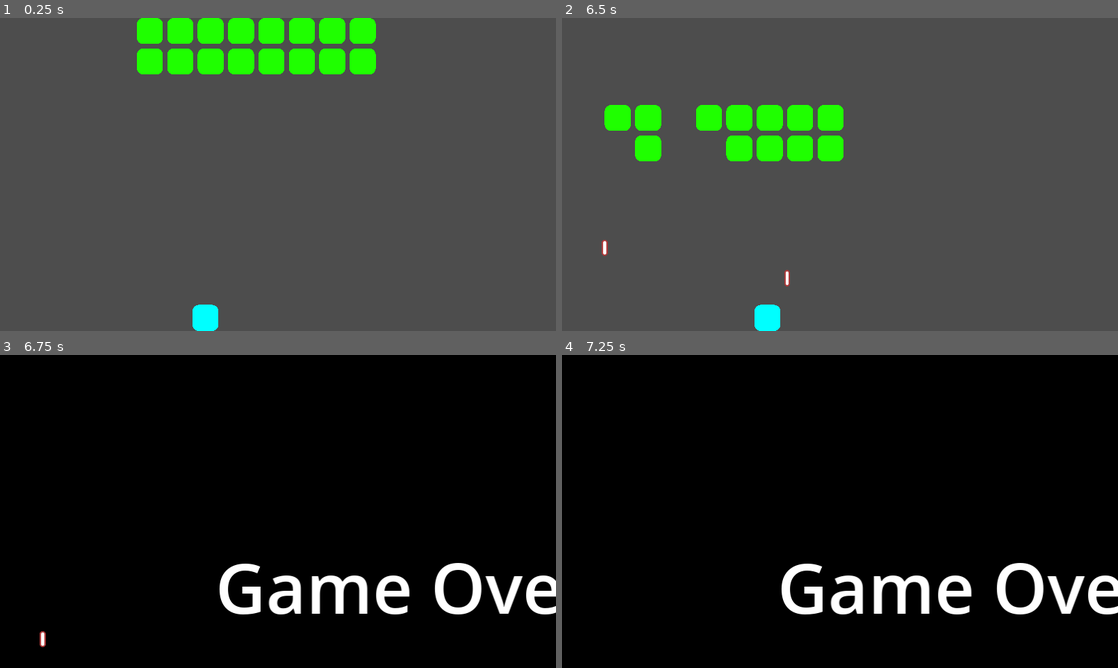
Above: before the commit, frames 1-4 (two rows, left to right).
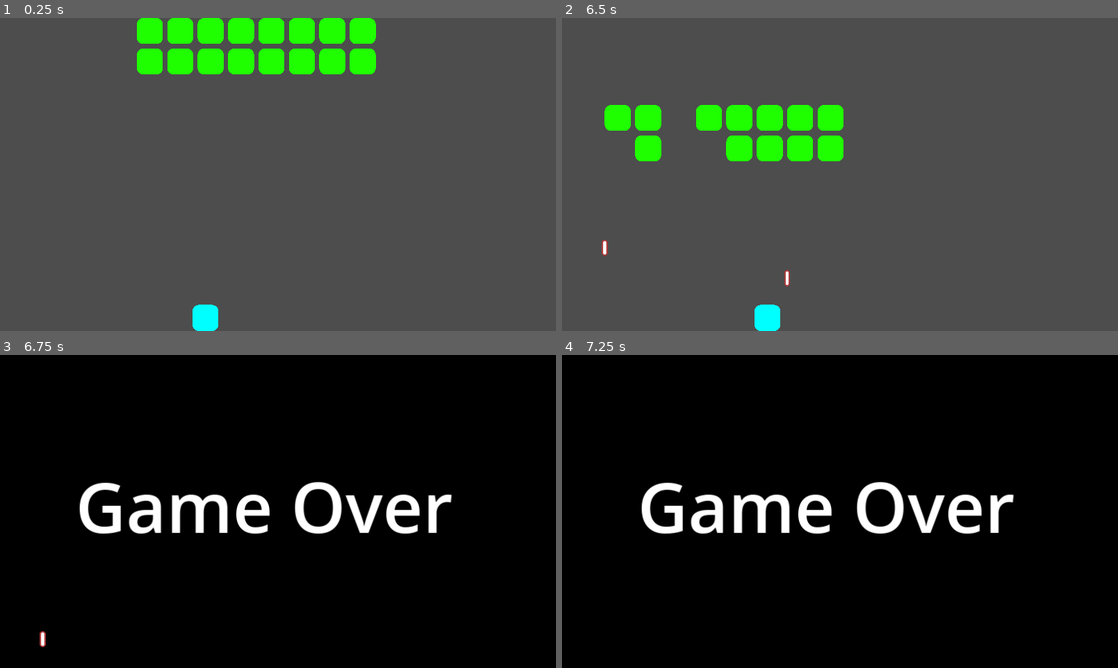
Above: after the commit, the same moments.

Repository: michael-j-coyne/space-defense
Game: Godot game, scene res://scenes/main.tscn
Same seed, same stepped clock (60 frames per second), same inputs: the game is played once before the commit and once after it.
Inputs (mouse positions are in pixels of both pictures, inside the frame that each line leads up to):
- Up to frame 1 (0.25 s): no input
- Up to frame 2 (6.5 s): tap Enter (ui_accept) at 0.5, 0.77, 3.77 s; move the mouse to (962, 158) at 0.52 s; hold Right (ui_right) 0.53-1.25 s; hold Shift 0.53-1.25 s; click (962, 158) at 0.67 s; drag from (728, 190) to (1079, 318) at 1.27 s; move the mouse to (895, 105) at 2.02 s; hold Right (ui_right) 2.03-2.75 s; tap Ctrl at 2.1 s; drag from (812, 237) to (884, 74) at 2.77 s; move the mouse to (1006, 221) at 3.52 s; hold Left (ui_left) 3.53-4.25 s; tap Alt at 3.6 s; drag from (673, 127) to (756, 74) at 4.27 s; move the mouse to (867, 174) at 5.02 s; hold Left (ui_left) 5.03-5.75 s; hold Shift 5.03-5.75 s; click (867, 174) at 5.17 s; drag from (756, 96) to (623, 105) at 5.77 s
- Up to frame 3 (6.75 s): move the mouse to (400, 495) at 6.52 s; hold Right (ui_right) from 6.53 s (still down); tap Ctrl at 6.6 s
- Up to frame 4 (7.25 s): keep holding Right (ui_right); tap Enter (ui_accept) at 6.77 s

Frames 1-2 are identical in both runs. In frame 3, 7.7% of the frame differs, in the area x 14-100%, y 40-83%; in frame 4, 7.7%.

Commit message:
Update game_over.tscn - use new background image

Diff:
--- a/screens/game_over.tscn
+++ b/screens/game_over.tscn
@@ -1,18 +1,16 @@
 [gd_scene load_steps=2 format=3 uid="uid://d3t6m1i7skeq1"]
 
-[ext_resource type="Texture2D" uid="uid://c4bq13gmv3hr2" path="res://assets/black_rectangle.png" id="1_4rl8r"]
+[ext_resource type="Texture2D" uid="uid://btva022o2i1tt" path="res://assets/black_background.png" id="1_hkwqn"]
 
 [node name="GameOver" type="Sprite2D"]
-scale = Vector2(4, 4)
-texture = ExtResource("1_4rl8r")
+texture = ExtResource("1_hkwqn")
 centered = false
 
 [node name="RichTextLabel" type="RichTextLabel" parent="."]
-offset_left = 124.25
-offset_top = 105.5
-offset_right = 993.25
-offset_bottom = 324.5
-scale = Vector2(0.25, 0.25)
+offset_left = 174.25
+offset_top = 238.0
+offset_right = 1043.25
+offset_bottom = 457.0
 theme_override_font_sizes/normal_font_size = 160
 text = "Game Over"
 fit_content = true
